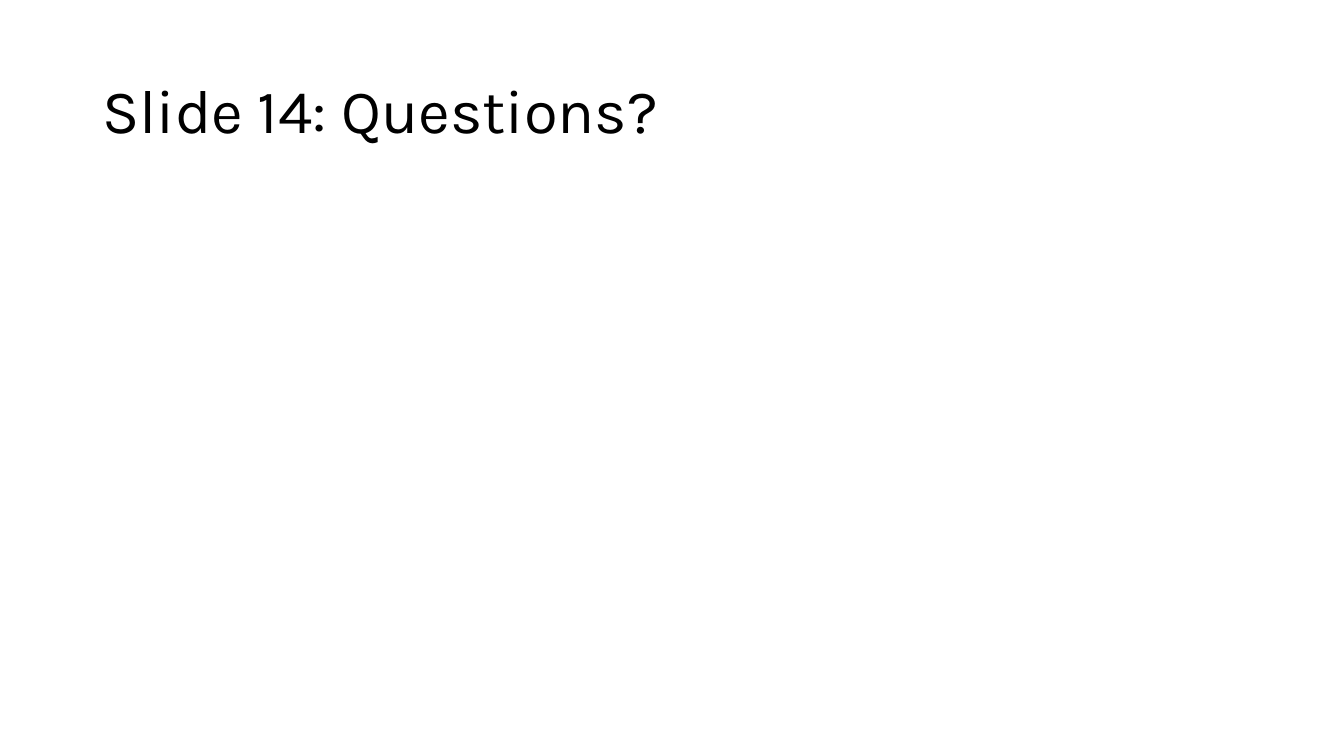
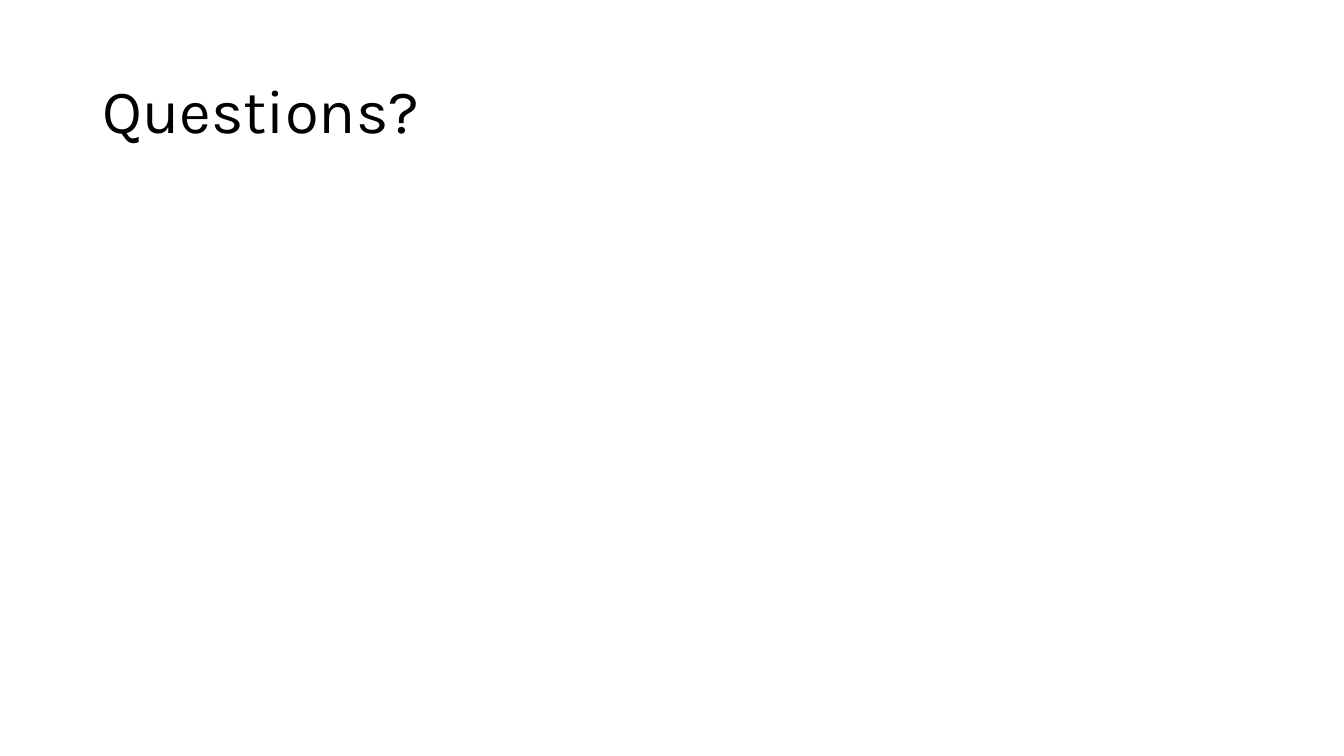
Before and after one commit to b1akp1astik/bert-fact-injection, a slide deck: slide 17 of presentation/Presentation.pptx (slide 14 before the commit). Drawn at 1344x756 pixels with LibreOffice and Linux fonts; fonts in the diff are those of the drawing. Boxes give left, top, right and bottom in pixels: in the first picture for what was removed or moved away, otherwise in the second. Text is boxed around its words. In the diff, an @@ line names an element or a change of style, - is before the commit and + after.

```diff
--- a/presentation/Presentation.pptx
+++ b/presentation/Presentation.pptx
@@ title at (x1=102, y1=90, x2=419, y2=144): text changed @@
-Slide 14: Questions?
+Questions?
```
Also in this commit, not shown: 12 other slides changed, 4 slides added, 1 slide removed, 9 other files.
